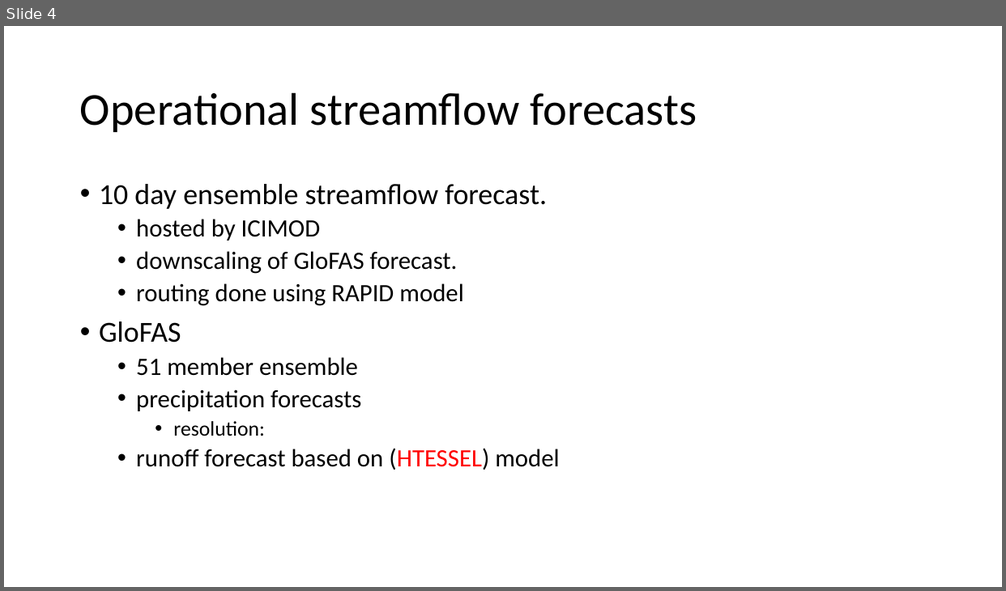
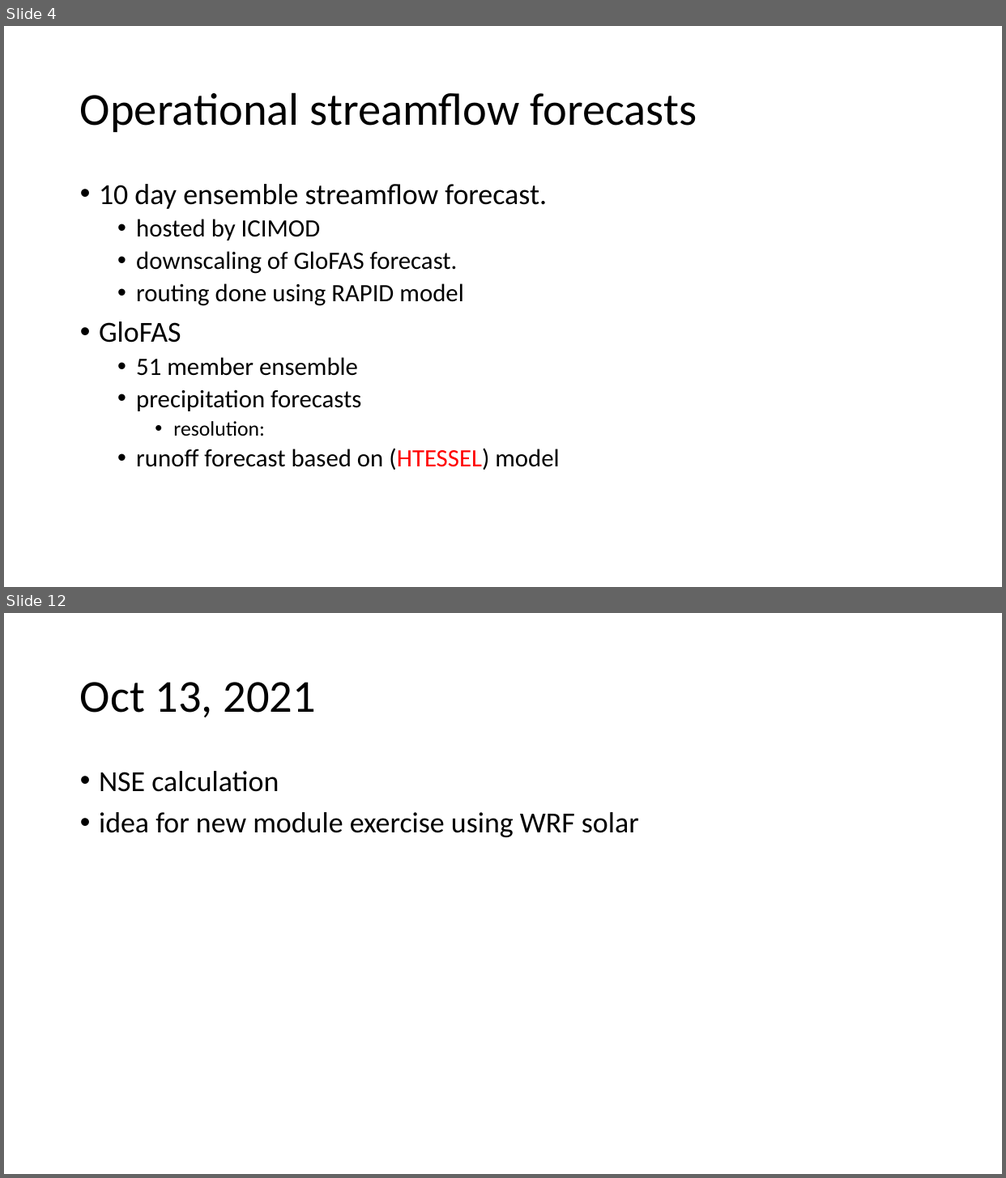
Before and after one commit to abhinabkadel/Thesis, a slide deck: Presentations/Thesis progress.pptx. Shown one above the other, each under a label of ours: slide 4 before the commit, slides 4 and 12 after it; the slides between them are not shown. The pictures are 1006x591 and 1006x1178 pixels, drawn with LibreOffice and Linux fonts; fonts in the diff are those of the drawing. Boxes give left, top, right and bottom in pixels: in the first picture for what was removed or moved away, otherwise in the second. Text is boxed around its words. In the diff, an @@ line names an element or a change of style, - is before the commit and + after.

```diff
--- a/Presentations/Thesis progress.pptx
+++ b/Presentations/Thesis progress.pptx
@@ slide 12 added at [4,613,1002,1174], background #FFFFFF @@
@@ title added at [80,682,316,717], 44 pt, text #000000 @@
+Oct 13, 2021
@@ text added at [99,771,639,837], 28 pt, text #000000 @@
+• NSE calculation
+• idea for new module exercise using WRF solar
```
Also in this commit, not shown: 12 other slides added, 1 slide removed.
